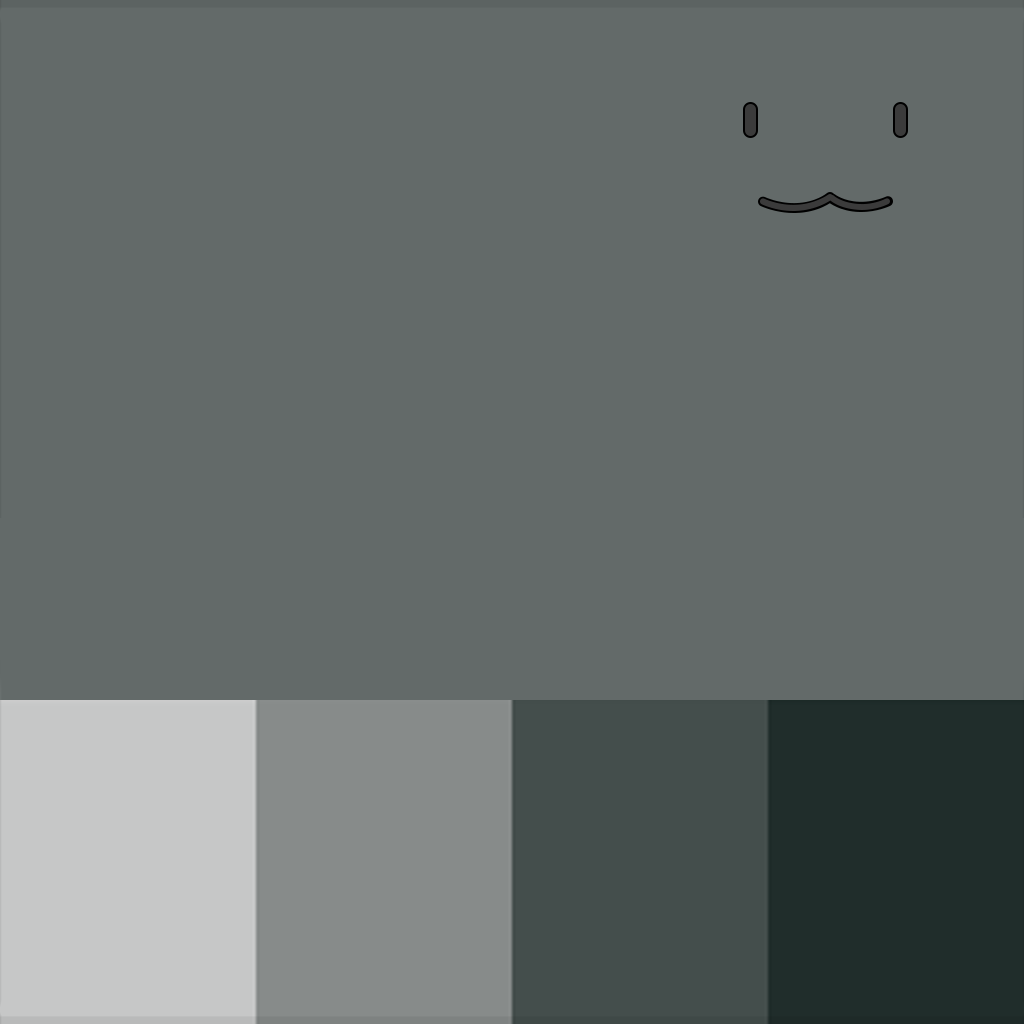
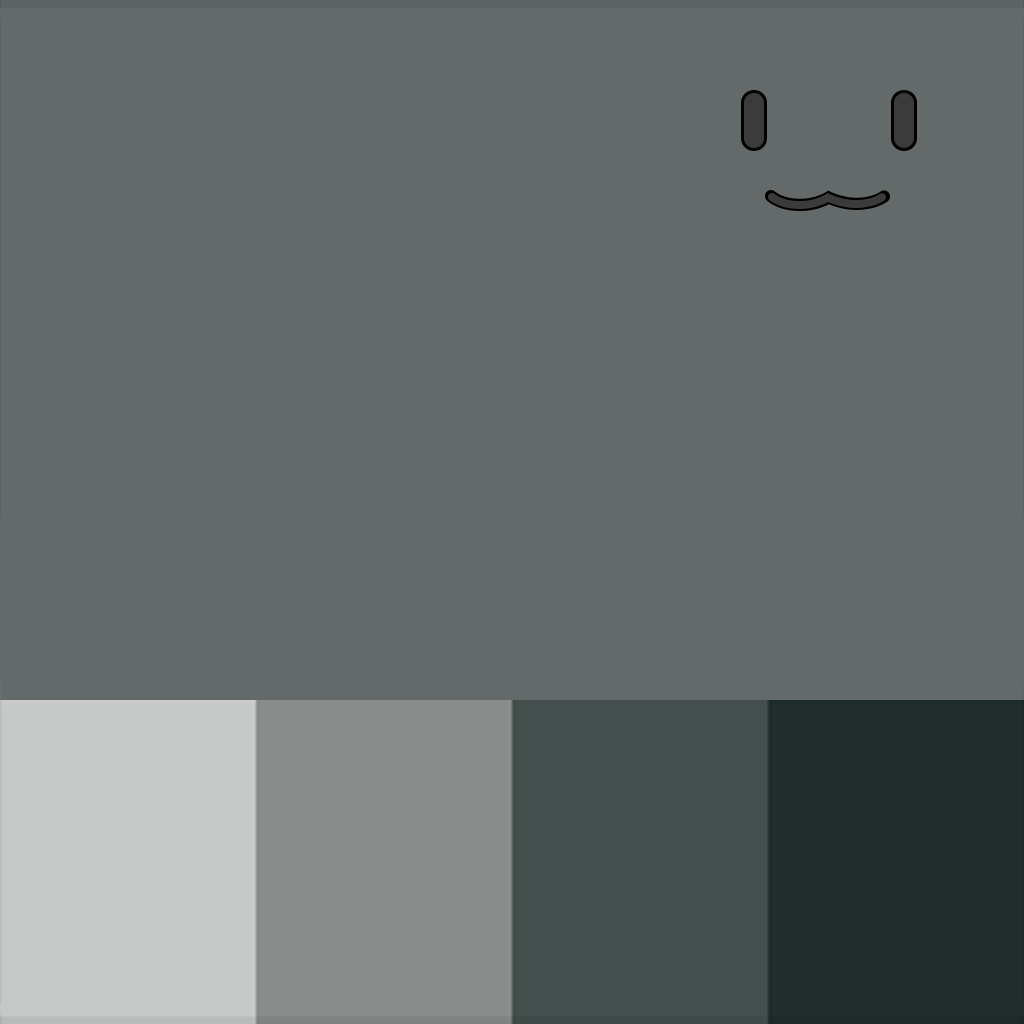
The second w=1024, h=1024 image is a revision of the first. Changes to its layers:
renamed "Rounded Rectangle 1" to "Rounded Rectangle 1 copy 2", moved it above "Rounded Rectangle 1 copy", painted on it over [741, 90, 767, 151]
removed group "Mouth copy" (2 layers) over [764, 194, 889, 210]
removed layer "Shape 1 copy" (1st of 2, in "Mouth copy") from group "Mouth copy" over [830, 200, 889, 210]
removed layer "Shape 1" (1st of 2, in "Mouth copy") from group "Mouth copy" over [764, 194, 829, 205]
painted on "Rounded Rectangle 1 copy" over [891, 90, 917, 151]
removed layer "Shape 1 copy" (2nd of 2, in "Mouth") from group "Mouth" over [828, 201, 891, 212]
removed layer "Shape 1" (2nd of 2, in "Mouth") from group "Mouth" over [765, 193, 827, 204]
added layer "MouthOuter copy" in group "Mouth" over [774, 193, 880, 201]
added layer "MouthOuter" in group "Mouth" over [775, 190, 881, 199]
